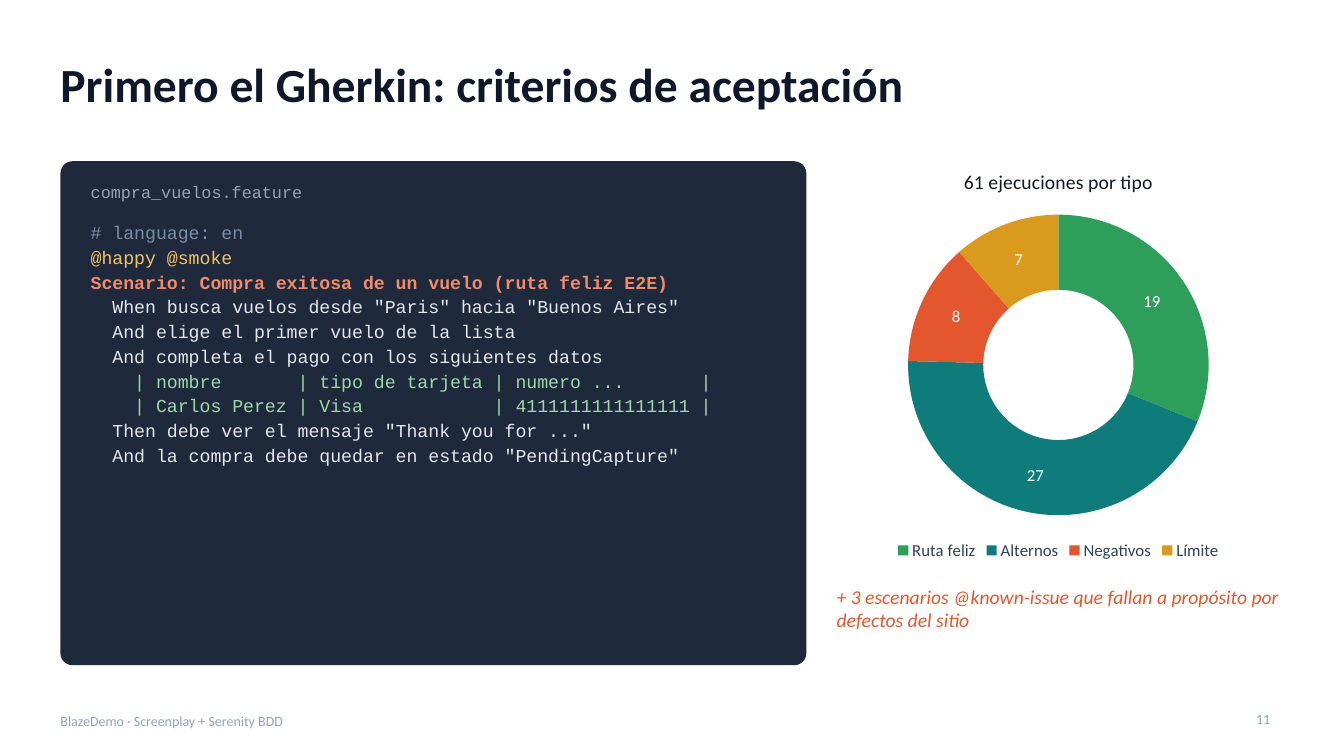
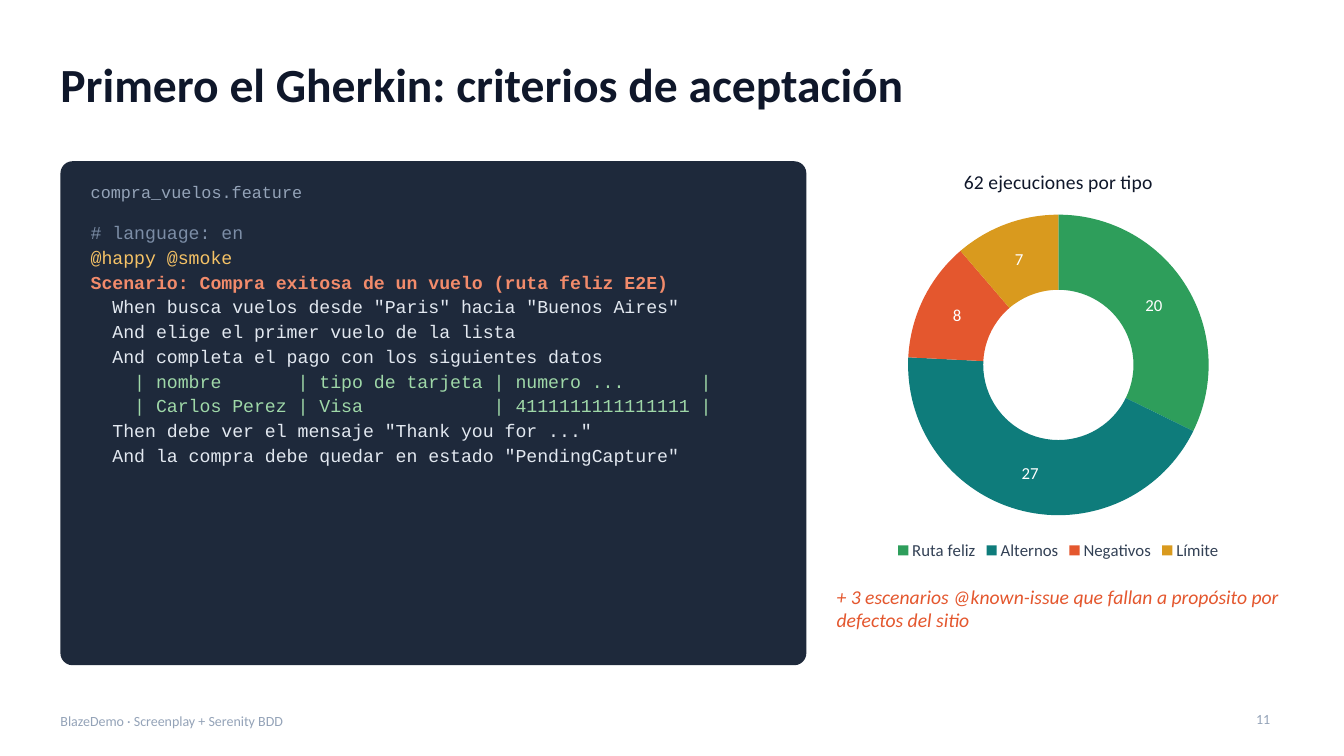
Before and after one commit to Santiagodutr/blazedemo-screenplay-serenity, a slide deck: slide 11 of presentacion/BlazeDemo_Screenplay_Sustentacion.pptx. Drawn at 1344x756 pixels with LibreOffice and Linux fonts; fonts in the diff are those of the drawing. Boxes give left, top, right and bottom in pixels: in the first picture for what was removed or moved away, otherwise in the second. Text is boxed around its words. In the diff, an @@ line names an element or a change of style, - is before the commit and + after.

```diff
--- a/presentacion/BlazeDemo_Screenplay_Sustentacion.pptx
+++ b/presentacion/BlazeDemo_Screenplay_Sustentacion.pptx
@@ doughnut chart at (837,151,1280,565) @@
@@ title "61 ejecuciones por tipo" to "62 ejecuciones por tipo" @@
@@ Series 1, Ruta feliz: 19 to 20 @@
```
Also in this commit, not shown: 9 other slides changed, 3 other files.
